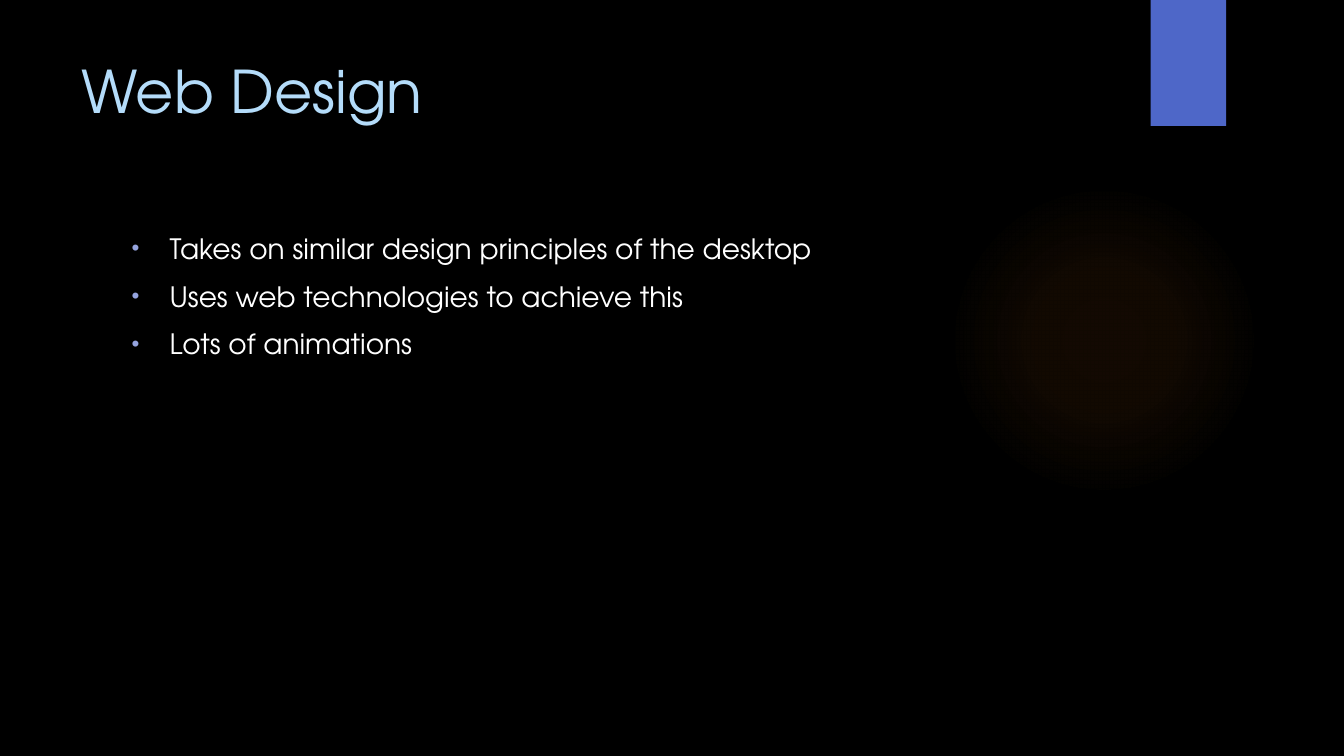
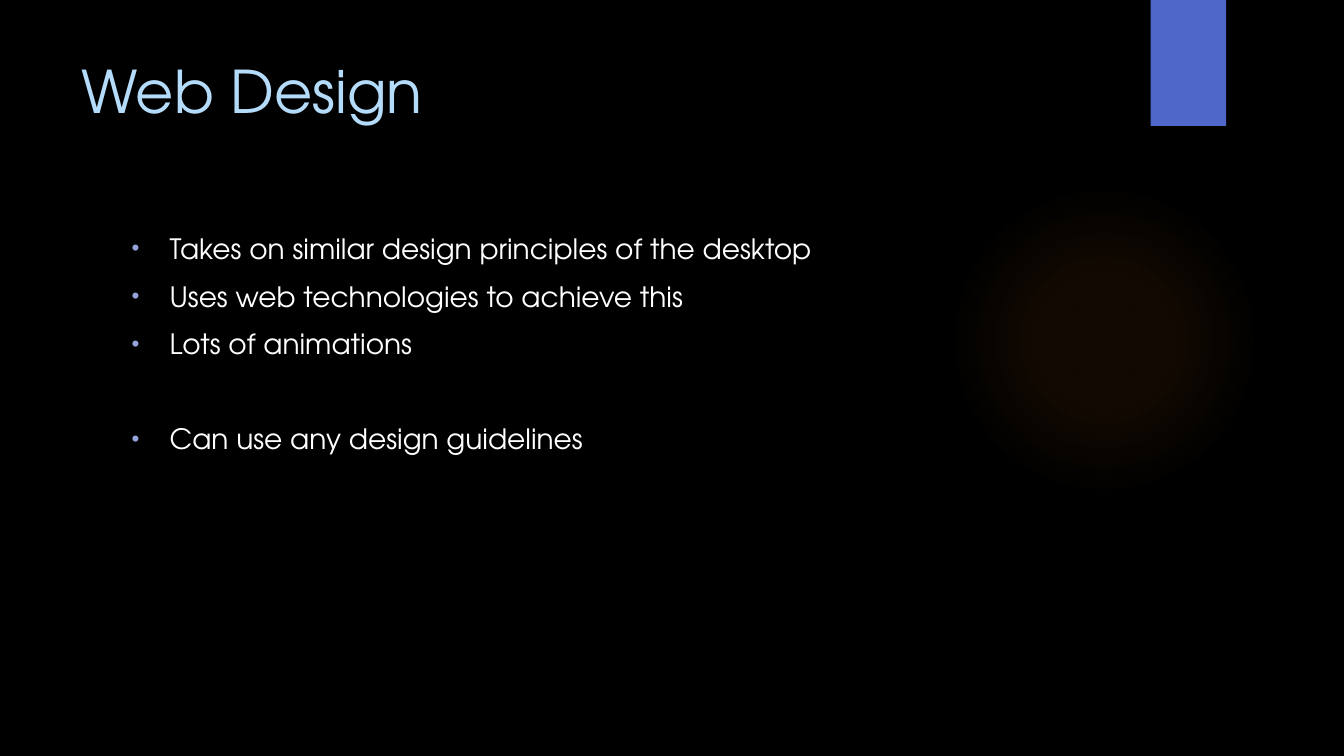
Before and after one commit to WitsSoftDev/SoftDev2016, a slide deck: slide 39 of Session 5/Softdev Session 5 2016.pptx (slide 42 before the commit). Drawn at 1344x756 pixels with LibreOffice and Linux fonts; fonts in the diff are those of the drawing; background and template pictures are left out. Boxes give left, top, right and bottom in pixels: in the first picture for what was removed or moved away, otherwise in the second. Text is boxed around its words. In the diff, an @@ line names an element or a change of style, - is before the commit and + after.

```diff
--- a/Session 5/Softdev Session 5 2016.pptx
+++ b/Session 5/Softdev Session 5 2016.pptx
@@ text at <box>170,428,582,455</box>: paragraph added @@
+• Can use any design guidelines
```
Also in this commit, not shown: 8 other slides changed, 5 slides added, 2 slides removed.
